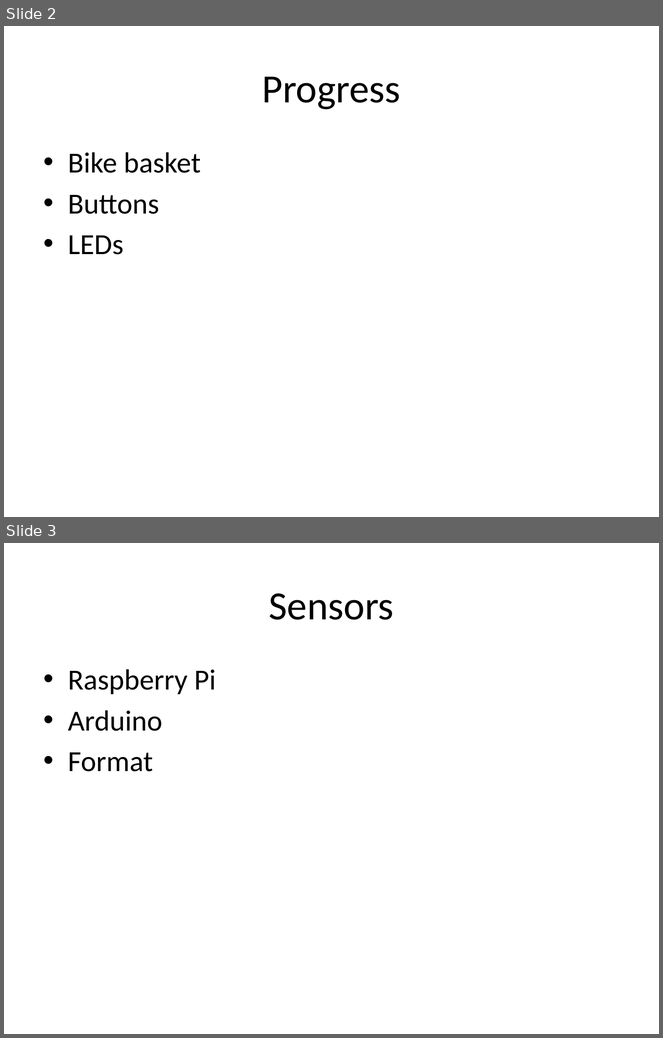
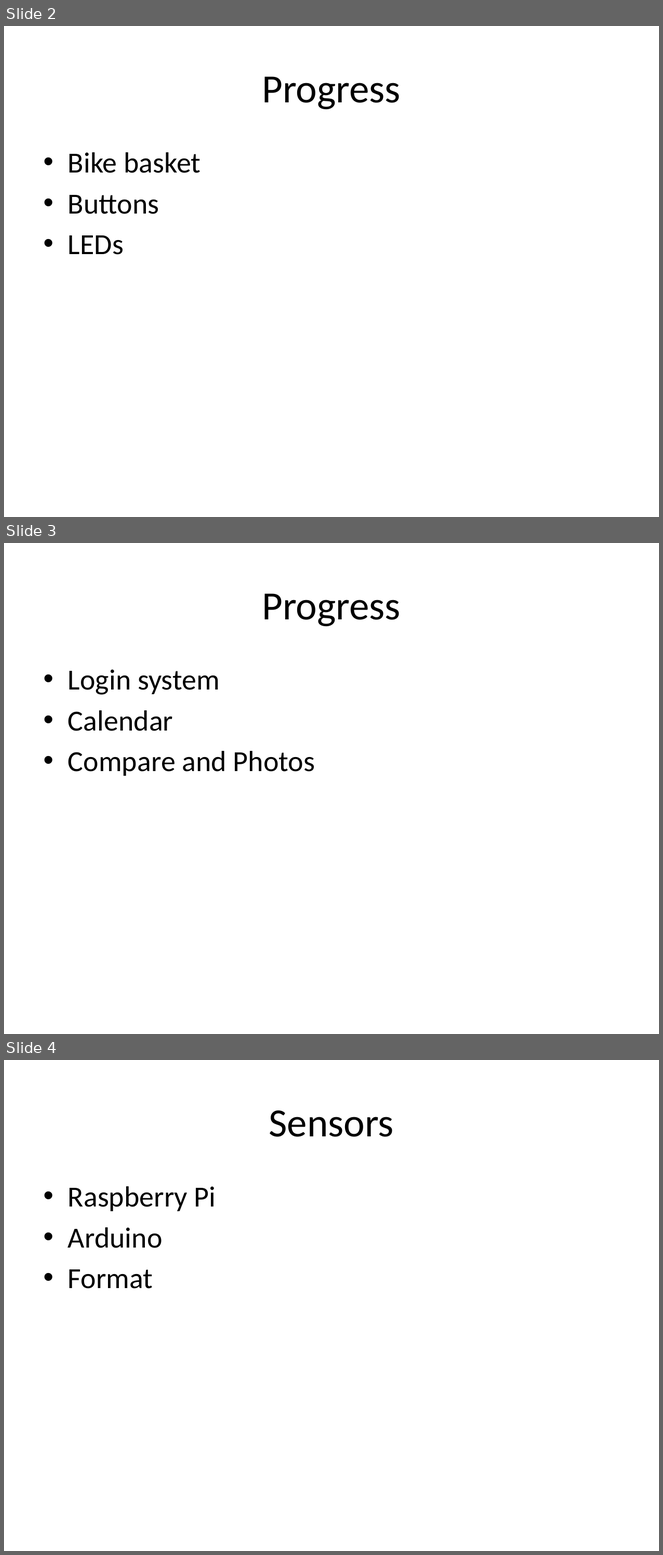
Before and after one commit to po3-cwa3/po3-progress-report, a slide deck: Intermediate demo/Demo.pptx. Shown one above the other, each under a label of ours: slides 2 and 3 before the commit, slides 2, 3 and 4 after it. The pictures are 663x1038 and 663x1555 pixels, drawn with LibreOffice and Linux fonts; fonts in the diff are those of the drawing. Boxes give left, top, right and bottom in pixels: in the first picture for what was removed or moved away, otherwise in the second. Text is boxed around its words. In the diff, an @@ line names an element or a change of style, - is before the commit and + after.

```diff
--- a/Intermediate demo/Demo.pptx
+++ b/Intermediate demo/Demo.pptx
@@ slide 3 added at (4, 543, 659, 1034), background #FFFFFF @@
@@ title added at (262, 593, 401, 627), 44 pt, text #000000 @@
+Progress
@@ text added at (68, 669, 315, 776), 32 pt, text #000000 @@
+• Login system
+• Calendar
+• Compare and Photos
@@ what was slide 3 is now slide 4 @@
```
Also in this commit, not shown: 2 other slides added.
